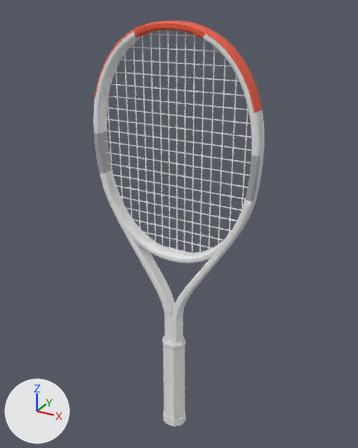
A saved change to the glTF model assets/realistic/babolat-evo-strike-gen2.glb.
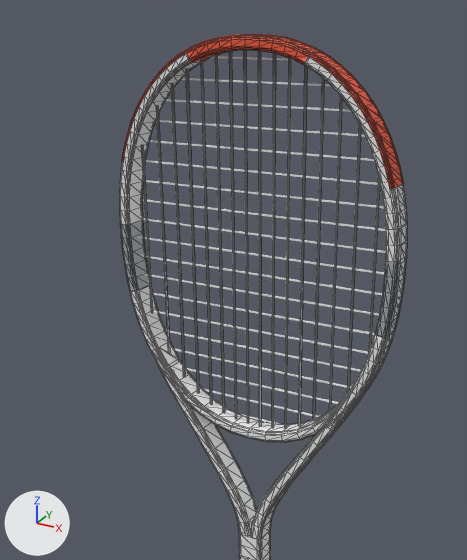
Each version appears first whole from a 50 mm camera at (0.345, -0.61, 0.704) aimed at (-0.002, 0.021, 0.388), and next in a close-up on the part from 6% to 84% of the width and 0% to 74% of the height. Arrows for +X, +Y and +Z are at lower left; the lights stay in place. The older version's two pictures come first. The close-ups show mesh edges as thin lines. Where no turn or scale is listed for an object, it has been applied to the vertices. Vertices at exactly the same position are counted once.

Names of what the first close-up shows: 'bumper', 'frame', 'grommets', 'strings_crosses', 'strings_mains'.
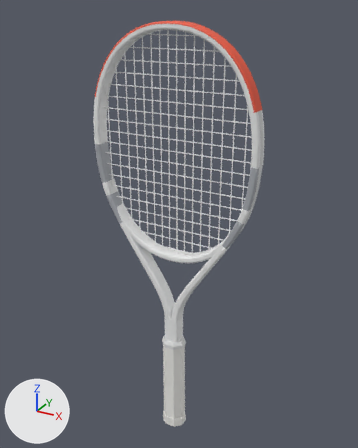
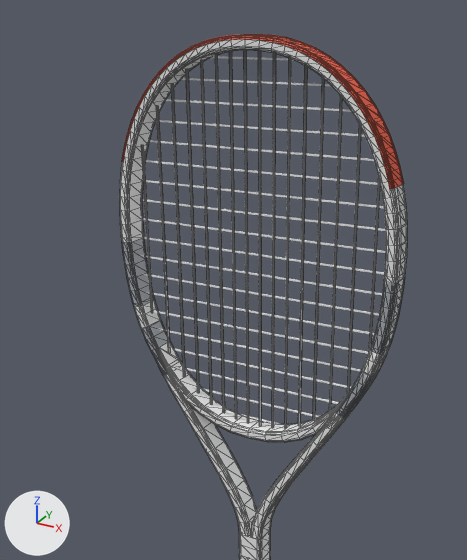
Changed parts and their boxes (x1, y1, x2, y2) in the close-ups (467 x 560 px; the box of a moved part takes in the faces that stretch with it):
part 1 of me_frame, moved or reshaped: before (120, 207, 154, 339); after (121, 233, 177, 392)
part 2 of me_frame, moved or reshaped: before (366, 245, 407, 386); after (326, 272, 405, 431)
part 3 of me_frame, deleted: before (185, 48, 209, 63)
part 4 of me_frame, deleted: before (295, 51, 309, 66)
part 5 of me_frame, recoloured: (126, 39, 387, 414) in both

What the commit changed:
me_frame is used by ob_frame; location (0.0, 0.0, 0.432).
me_frame had 1712 vertices, 3360 faces and spanned x -0.134..0.134, y -0.012..0.012, z -0.254..0.254.
me_frame now has 1744 vertices, 3424 faces and spans x -0.134..0.134, y -0.012..0.012, z -0.254..0.254.
me_frame part 1: 5 vertices moved within x -0.121..-0.115, y -0.012..0.012, z -0.006..0.031; 32 vertices removed from x -0.134..-0.118, y -0.012..0.012, z 0.029..0.093; 64 vertices added at x -0.134..-0.086, y -0.012..0.012, z -0.051..0.077.
me_frame part 2: 1 vertex moved within x 0.118, y -0.01, z -0.006; 32 vertices removed from x 0.118..0.134, y -0.012..0.012, z 0.029..0.093; 64 vertices added at x 0.086..0.134, y -0.012..0.012, z -0.051..0.077.
me_frame part 3: 16 vertices removed from x -0.055..-0.051, y -0.012..0.012, z 0.233..0.243.
me_frame part 4: 16 vertices removed from x 0.051..0.055, y -0.012..0.012, z 0.233..0.243.
me_frame part 5: 401 kept faces spanning x -0.131..0.126, y -0.012..0.012, z -0.047..0.254 get new vertex colours.
